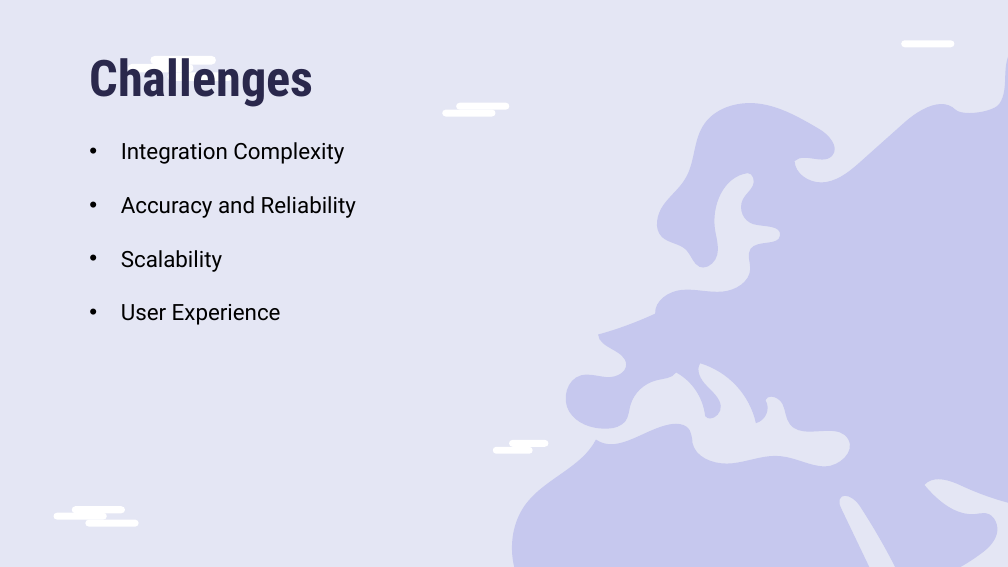
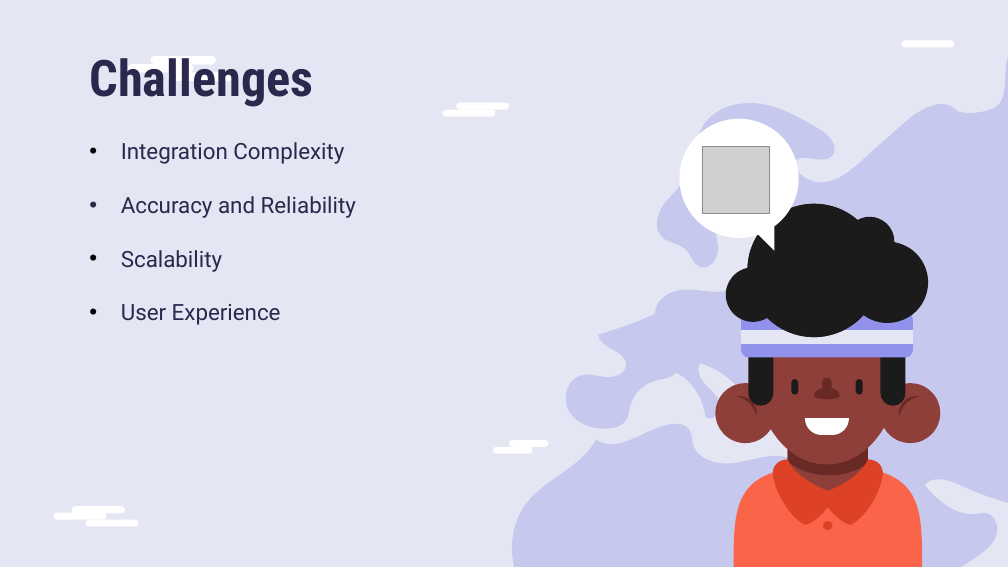
Before and after one commit to Roman-G-579/GPTalk, a slide deck: slide 25 of Capstone Project Phase A 24-1-D-11.pptx (slide 22 before the commit). Drawn at 1008x567 pixels with LibreOffice and Linux fonts; fonts in the diff are those of the drawing; grey boxes stand for pictures. Boxes give left, top, right and bottom in pixels: in the first picture for what was removed or moved away, otherwise in the second. Text is boxed around its words. In the diff, an @@ line names an element or a change of style, - is before the commit and + after.

```diff
--- a/Capstone Project Phase A 24-1-D-11.pptx
+++ b/Capstone Project Phase A 24-1-D-11.pptx
@@ group added at (x1=675, y1=119, x2=942, y2=567): 23 freeform shapes @@
@@ text "Integration Complexity" at (x1=121, y1=142, x2=356, y2=325): text colour #000000 to #2A284C; bullet colour #000000 to #2A284C @@
@@ picture added at (x1=703, y1=146, x2=770, y2=214) @@
```
Also in this commit, not shown: 6 other slides changed, 8 slides added, 5 slides removed.
